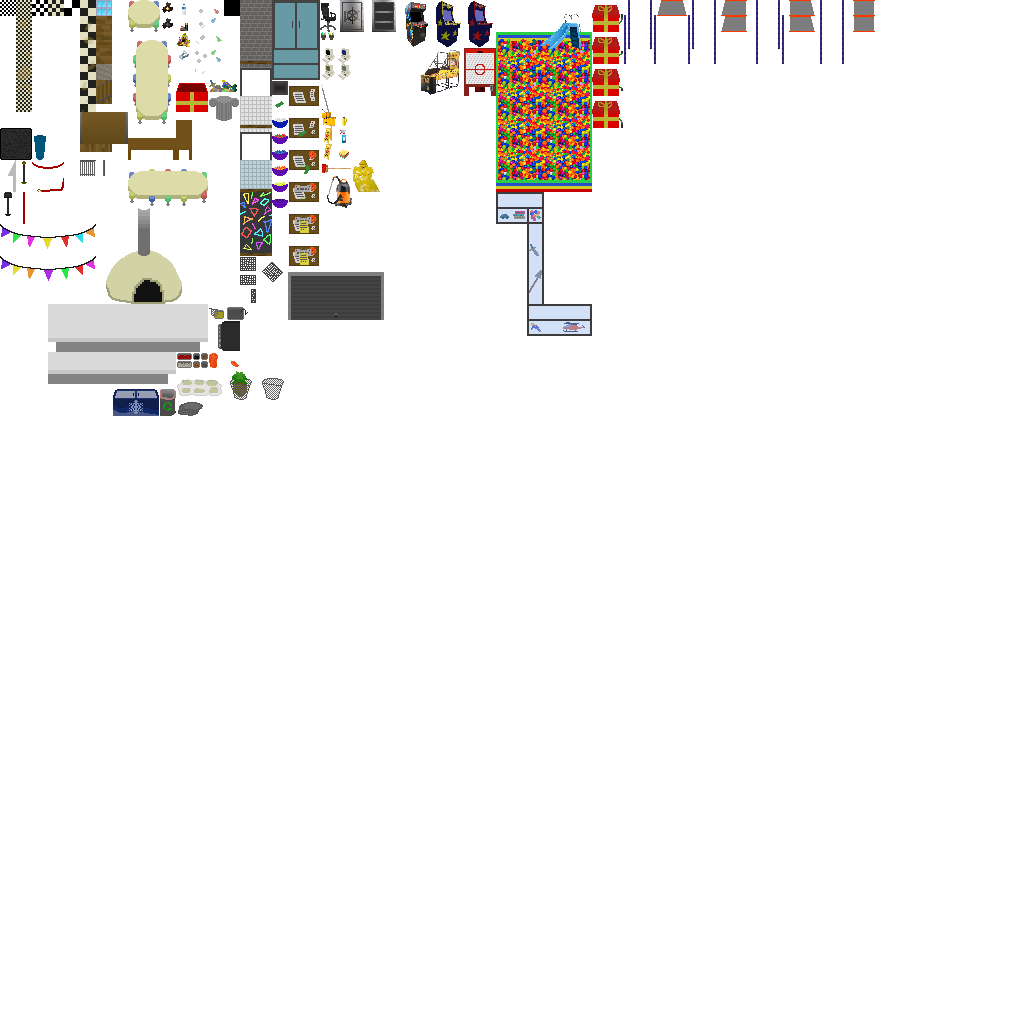
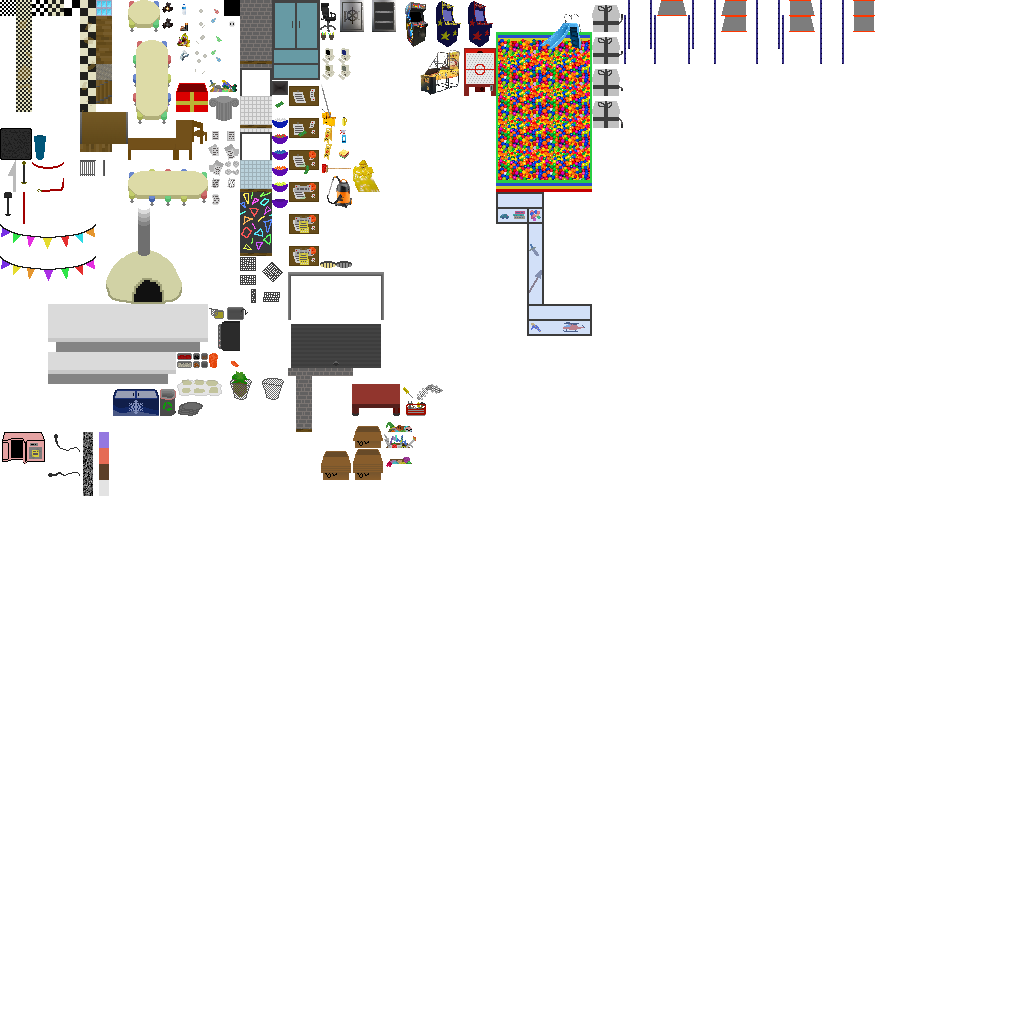
Before/after of a 1024×1024 layered artwork. What changed in the layer stack:
hid "Capa pegada", painted on it over [83, 120, 415, 448]
painted on "Textures" over [2, 5, 620, 496]
